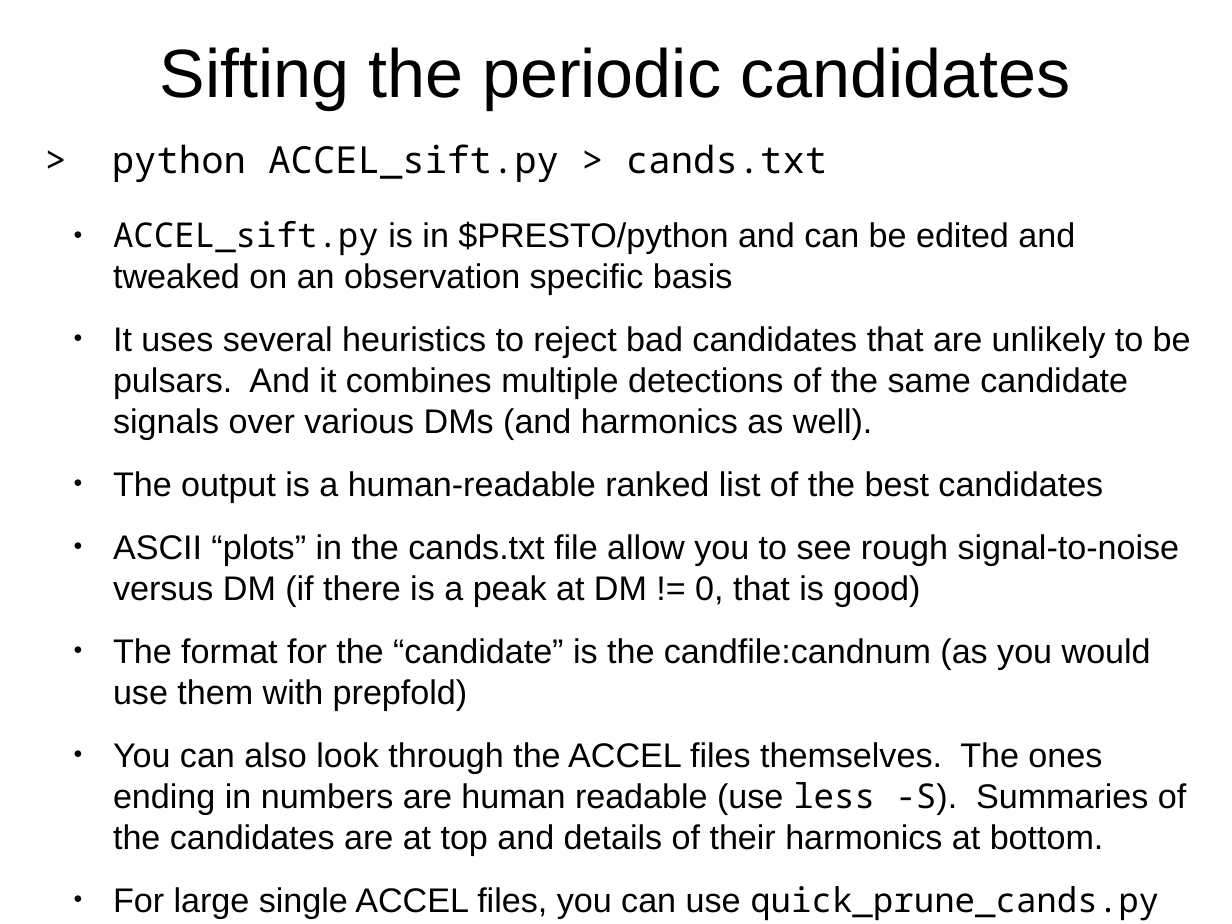
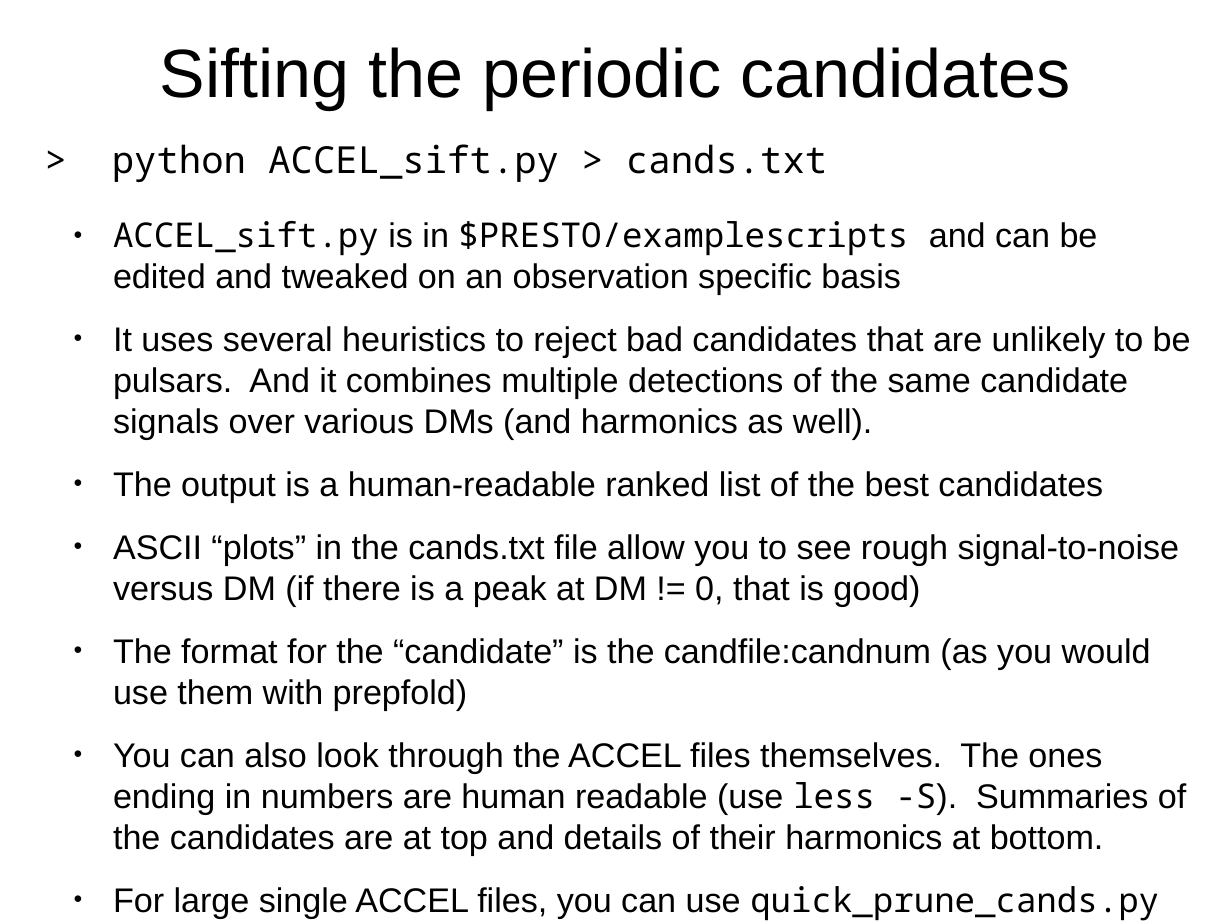
Before and after one commit to scottransom/presto, a slide deck: slide 24 of docs/PRESTO_search_tutorial.odp (slide 23 before the commit). Drawn at 1232x924 pixels with LibreOffice and Linux fonts; fonts in the diff are those of the drawing. Boxes give left, top, right and bottom in pixels: in the first picture for what was removed or moved away, otherwise in the second. Text is boxed around its words. In the diff, an @@ line names an element or a change of style, - is before the commit and + after.

```diff
--- a/docs/PRESTO_search_tutorial.odp
+++ b/docs/PRESTO_search_tutorial.odp
@@ text at bbox=[113, 221, 1098, 295]: text changed @@
-● ACCEL_sift.py is in $PRESTO/python and can be edited and tweaked on an observation specific basis
+● ACCEL_sift.py is in $PRESTO/examplescripts and can be edited and tweaked on an observation specific basis
```
Also in this commit, not shown: 2 other slides changed, 1 slide added, 1 other file.
